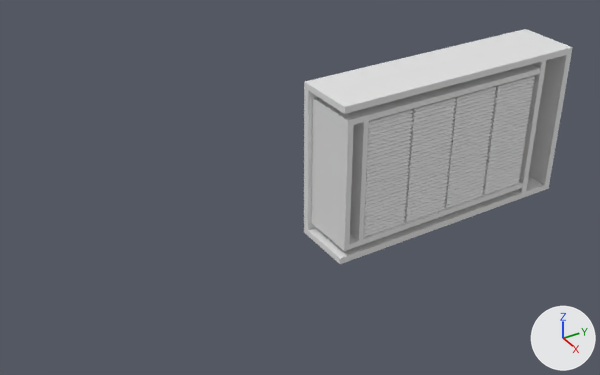
Two versions of the Blender file Periodt.blend, one commit apart.
The view is the same before and after, from a camera (50 mm lens) standing at (10.75, -9.67, 7.13) and looking at (-0.18, -2.97, -0.24). Every picture has the same lights, and +X, +Y and +Z are marked at lower right.

In view in the first picture: 'Cartridge', 'Cartridge elastic slider', 'Case', 'Case division for pads and mechanicals', 'Pad Stack 1', 'Pad Stack 1.001', 'Pad Stack 1.002', 'Pad Stack 1.003'.
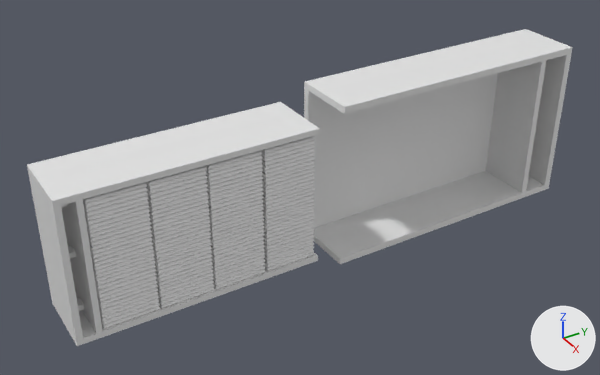
Where the change shows, as pixel boxes (x1, y1, x2, y2) in the pictures (600 x 375 px):
'Cartridge', moved
    before: (311, 64, 540, 251)
    after: (27, 102, 320, 346)
'Pad Stack 1', moved
    before: (364, 109, 413, 237)
    after: (83, 182, 160, 329)
'Pad Stack 1.001', moved
    before: (404, 98, 456, 222)
    after: (145, 166, 215, 308)
'Pad Stack 1.002', moved
    before: (444, 86, 496, 208)
    after: (205, 151, 266, 289)
'Pad Stack 1.003', moved
    before: (482, 76, 535, 195)
    after: (261, 136, 315, 271)
'Cartridge elastic slider', moved
    before: (350, 121, 369, 241)
    after: (62, 199, 103, 334)
'Elastic - middle', moved (not visible before)
    after: (68, 246, 76, 258)
'Elastic - bottom', moved (not visible before)
    after: (77, 298, 84, 311)
'Elastic - top', moved (not visible before)
    after: (61, 204, 68, 208)
'Case division for pads and mechanicals', unchanged, uncovered by the edit
    before: (518, 60, 546, 192)
    after: (486, 60, 546, 192)

Edits to the bpy script that builds the scene:
```text
Change ob_cartridge:
    ob_cartridge.location: (0.0, -0.36, -0.01) -> (0.0, -5.27, -0.01)
Change ob_cartridge_elastic_slider:
    ob_cartridge_elastic_slider.location: (0.02, -2.17, -0.01) -> (0.02, -7.07, -0.01)
Change ob_elastic___middle:
    ob_elastic___middle.location: (0.02, -2.32, -0.01) -> (0.02, -7.23, -0.01)
Change ob_elastic___top:
    ob_elastic___top.location: (0.02, -2.32, 0.89) -> (0.02, -7.23, 0.89)
Change ob_elastic___bottom:
    ob_elastic___bottom.location: (0.02, -2.32, -1.0) -> (0.02, -7.23, -1.0)
Change ob_pad_stack_1:
    ob_pad_stack_1.location: (0.07, -1.61, -0.04) -> (0.07, -6.52, -0.04)
Change ob_pad_stack_1_001:
    ob_pad_stack_1_001.location: (0.07, -0.64, -0.04) -> (0.07, -5.55, -0.04)
Change ob_pad_stack_1_002:
    ob_pad_stack_1_002.location: (0.07, 0.32, -0.04) -> (0.07, -4.59, -0.04)
Change ob_pad_stack_1_003:
    ob_pad_stack_1_003.location: (0.07, 1.3, -0.04) -> (0.07, -3.61, -0.04)
```
